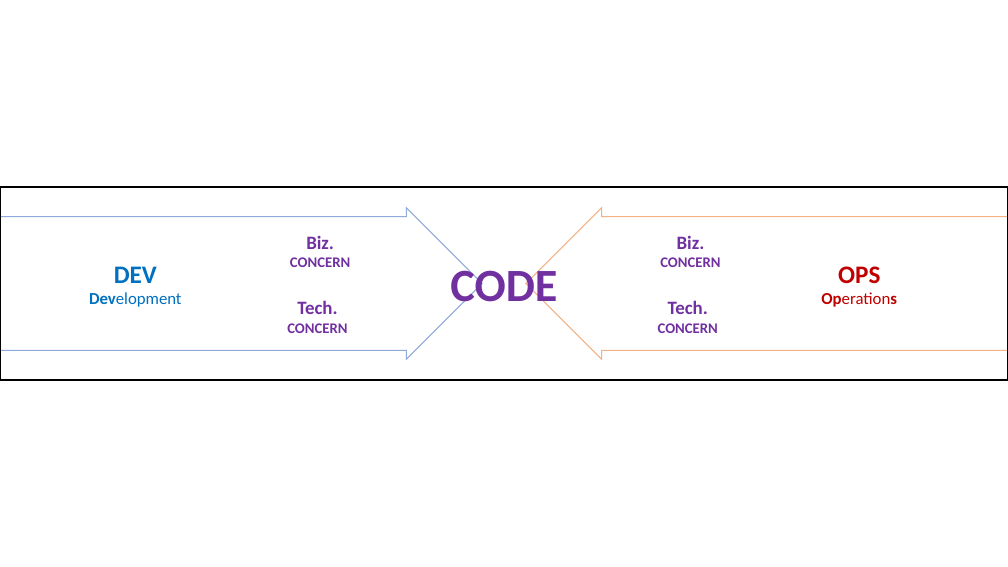
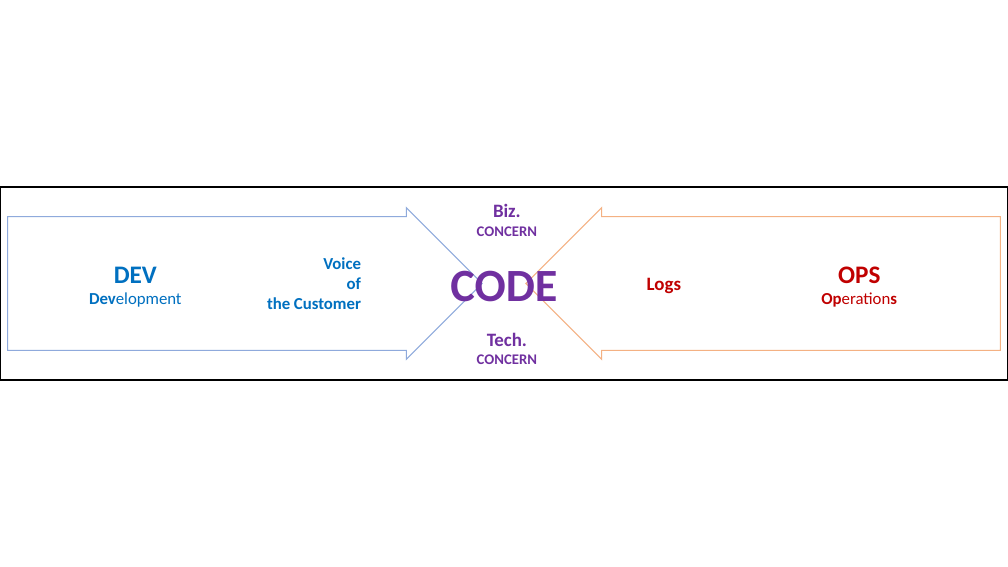
Before and after one commit to hhko/beyondcode, a slide deck: slide 7 of README.pptx. Drawn at 1008x567 pixels with LibreOffice and Linux fonts; fonts in the diff are those of the drawing. Boxes give left, top, right and bottom in pixels: in the first picture for what was removed or moved away, otherwise in the second. Text is boxed around its words. In the diff, an @@ line names an element or a change of style, - is before the commit and + after.

```diff
--- a/README.pptx
+++ b/README.pptx
@@ right arrow resized from (x1=0, y1=208, x2=482, y2=360) to (x1=8, y1=208, x2=482, y2=360) @@
@@ text "Biz." moved from (x1=660, y1=235, x2=720, y2=267) to (x1=477, y1=204, x2=537, y2=236) @@
@@ right arrow resized from (x1=526, y1=208, x2=1008, y2=360) to (x1=526, y1=208, x2=1001, y2=360) @@
@@ text removed at (x1=290, y1=236, x2=350, y2=267) @@
-Biz.
-CONCERN
@@ text added at (x1=267, y1=257, x2=361, y2=309), 16 pt, text #0070C0, bold @@
+Voice
+of
+the Customer
@@ text added at (x1=647, y1=277, x2=681, y2=294), 18 pt, text #C00000, bold @@
+Logs
@@ text removed at (x1=287, y1=300, x2=347, y2=333) @@
-Tech.
-CONCERN
@@ text "Tech." moved from (x1=658, y1=300, x2=718, y2=333) to (x1=477, y1=332, x2=537, y2=364) @@
```
Also in this commit, not shown: 2 other files.
